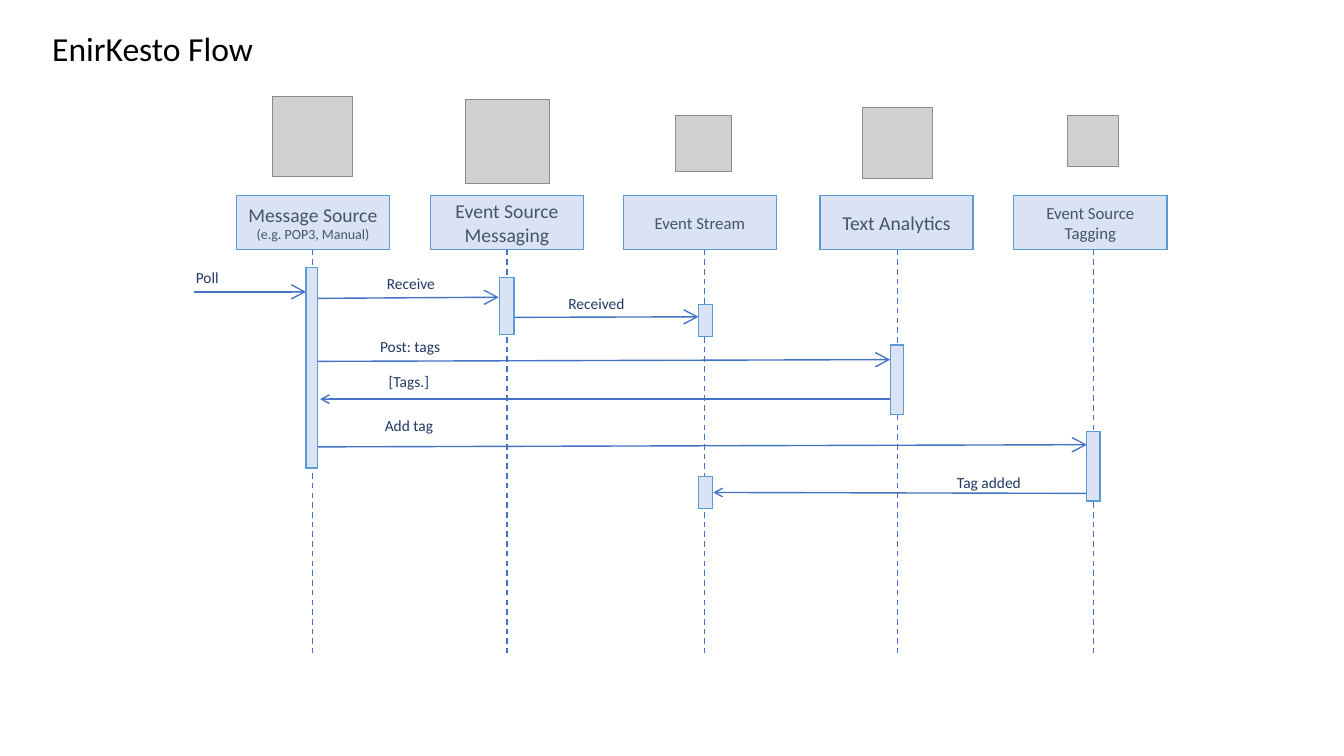
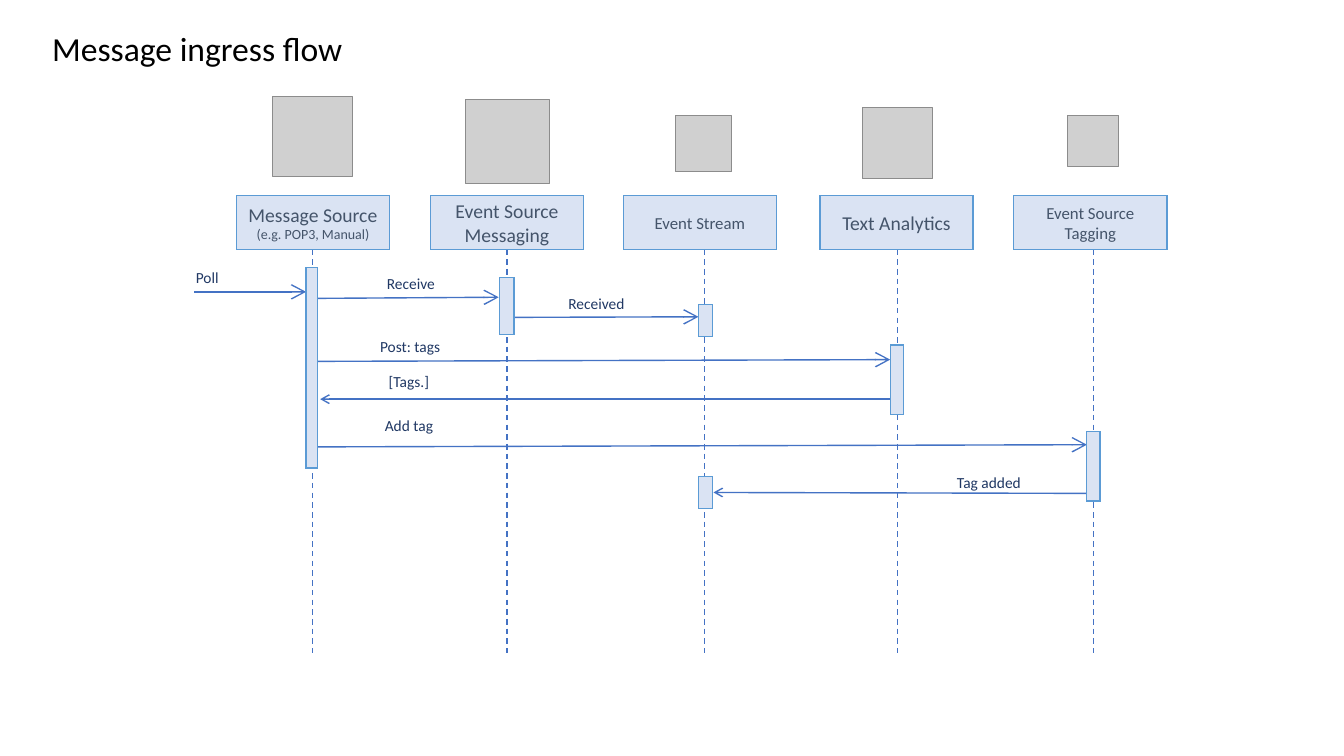
Before and after one commit to msdevno/enirkesto, a slide deck: slide 1 of Documentation/EnirKesto flow ppt.pptx. Drawn at 1344x756 pixels with LibreOffice and Linux fonts; fonts in the diff are those of the drawing; grey boxes stand for pictures. Boxes give left, top, right and bottom in pixels: in the first picture for what was removed or moved away, otherwise in the second. Text is boxed around its words. In the diff, an @@ line names an element or a change of style, - is before the commit and + after.

```diff
--- a/Documentation/EnirKesto flow ppt.pptx
+++ b/Documentation/EnirKesto flow ppt.pptx
@@ text at (52,38,342,67): text changed @@
-EnirKesto Flow
+Message ingress flow
```
Also in this commit, not shown: 1 other slide changed.
